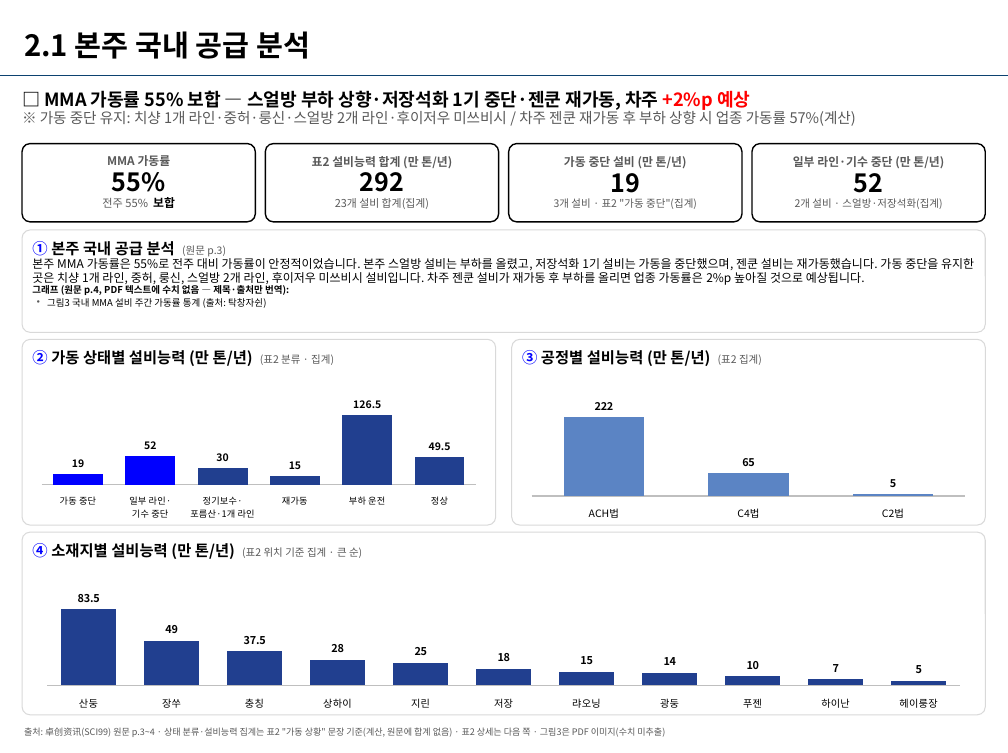
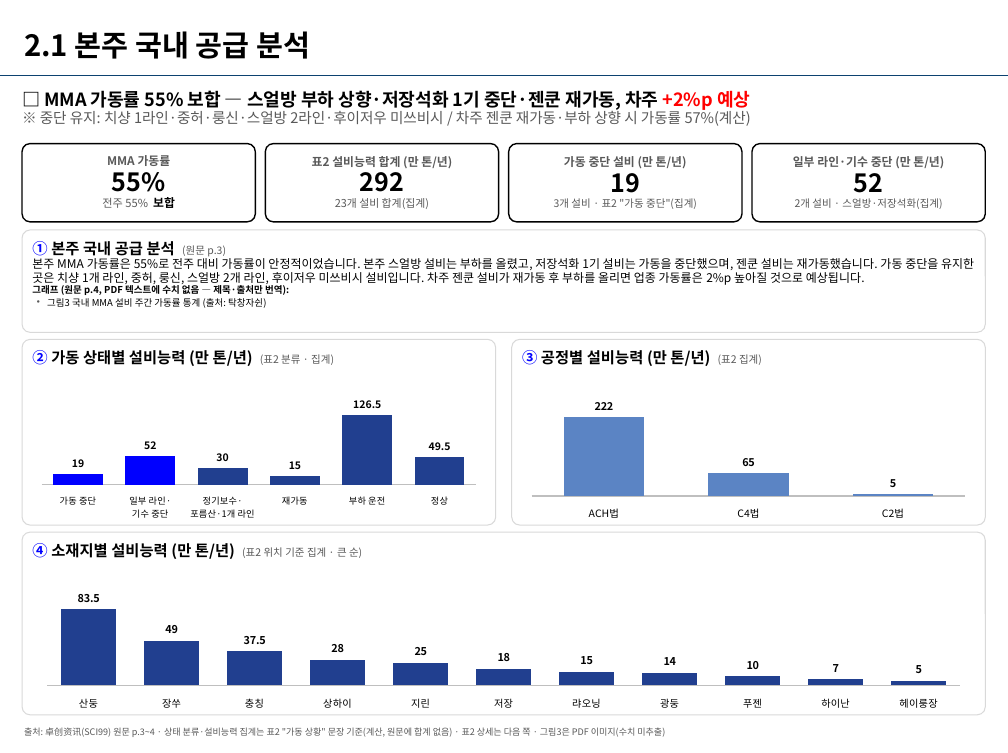
Before and after one commit to jskimlam/chem99-report, a slide deck: slide 5 of archive/2026-W47/chem99레포트_MMA_20261120_전체_S01-S12.pptx. Drawn at 1008x753 pixels with LibreOffice and Linux fonts; fonts in the diff are those of the drawing; background and template pictures are left out. Boxes give left, top, right and bottom in pixels: in the first picture for what was removed or moved away, otherwise in the second. Text is boxed around its words. In the diff, an @@ line names an element or a change of style, - is before the commit and + after.

```diff
--- a/archive/2026-W47/chem99레포트_MMA_20261120_전체_S01-S12.pptx
+++ b/archive/2026-W47/chem99레포트_MMA_20261120_전체_S01-S12.pptx
@@ text at [40, 109, 751, 126]: text changed @@
-※ 가동 중단 유지: 치샹 1개 라인·중허·룽신·스얼방 2개 라인·후이저우 미쓰비시 / 차주 젠쿤 재가동 후 부하 상향 시 업종 가동률 57%(계산)
+※ 중단 유지: 치샹 1라인·중허·룽신·스얼방 2라인·후이저우 미쓰비시 / 차주 젠쿤 재가동·부하 상향 시 가동률 57%(계산)
```
Also in this commit, not shown: 6 other slides changed, 9 other files.
